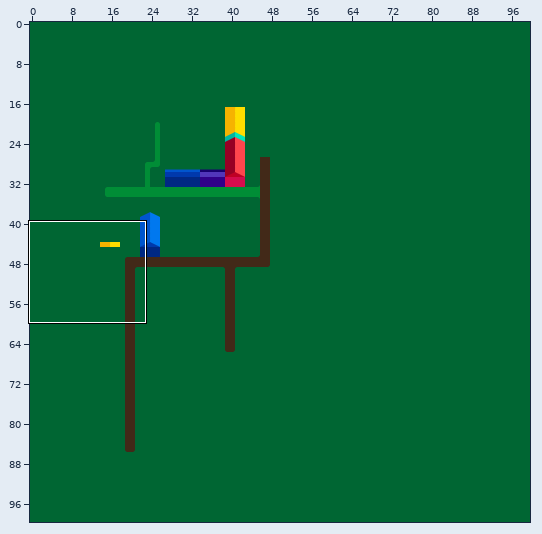
One commit to this Tiled map: fff-design.tmx. The first picture is a wide view before the edit; the outline marks the close-up.
Close-up. Before the edit:
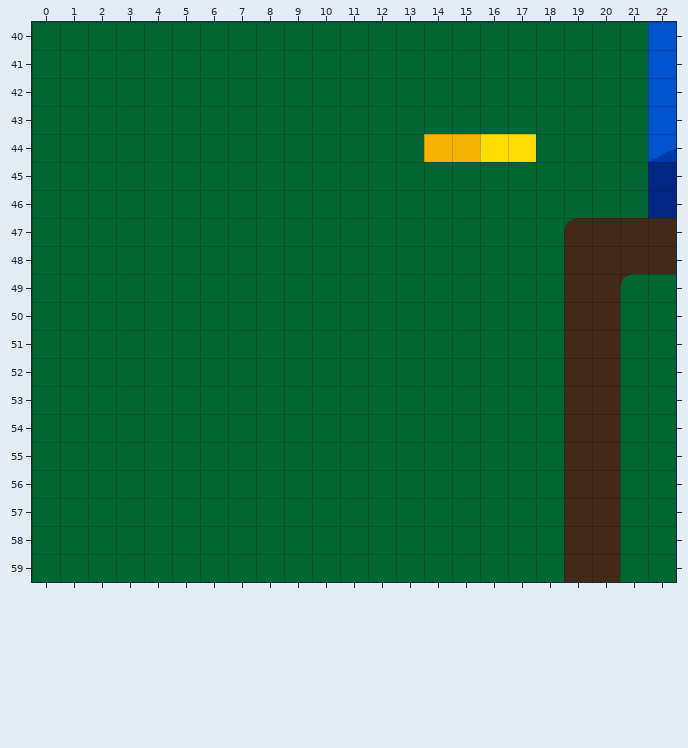
Cells are 32x32 px. Shown: x 0..22, y 40..59. The commit also changed other parts of the map, which this record leaves out.
After:
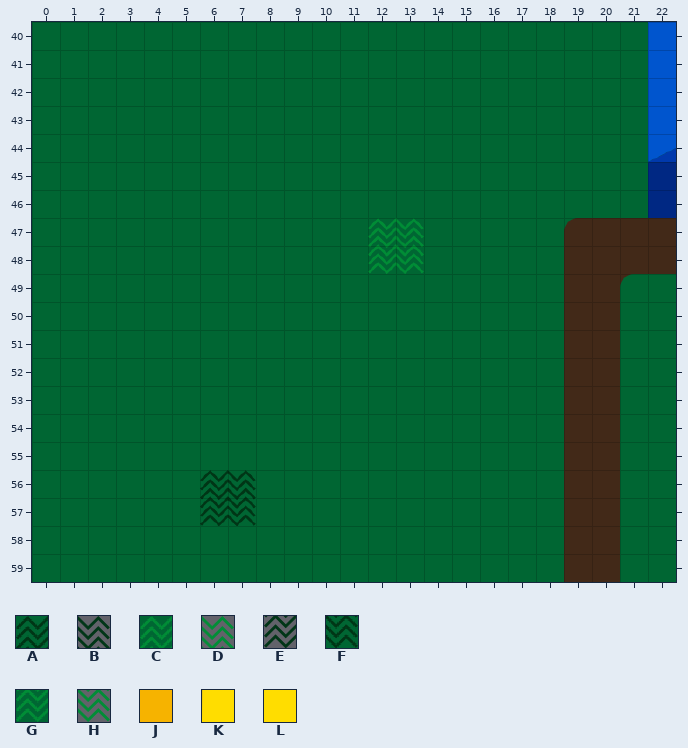
Key: from "accessoires": A 40, B 41, C 42, D 43, E 60, F 61, G 62, H 63; from "houeses-fff": J 296, K 298, L 299.
_ is an empty cell.
Tiles of an added or newly shown layer are drawn over the layers below it.
See-through tiles are keyed as they look on the map.
Change:
{"where": "layer \"houses\""}
{"y":44,"x":14,"old":"JJKL","new":"____"}
{"where": "layer \"nature\" (added)"}
{"y":47,"x":12,"old":"__","new":"CD"}
{"y":48,"x":12,"old":"__","new":"GH"}
{"y":56,"x":6,"old":"__","new":"AB"}
{"y":57,"x":6,"old":"__","new":"EF"}
{"label":"removed","picture_box":[424,134,536,162]}
{"label":"added","picture_box":[368,218,424,274]}
{"label":"added","picture_box":[200,470,256,526]}
